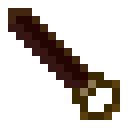
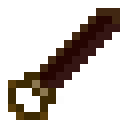
Before/after of a 128×128 layered artwork. What changed in the layer stack:
painted on "tic_saw" over [8, 8, 120, 120]
